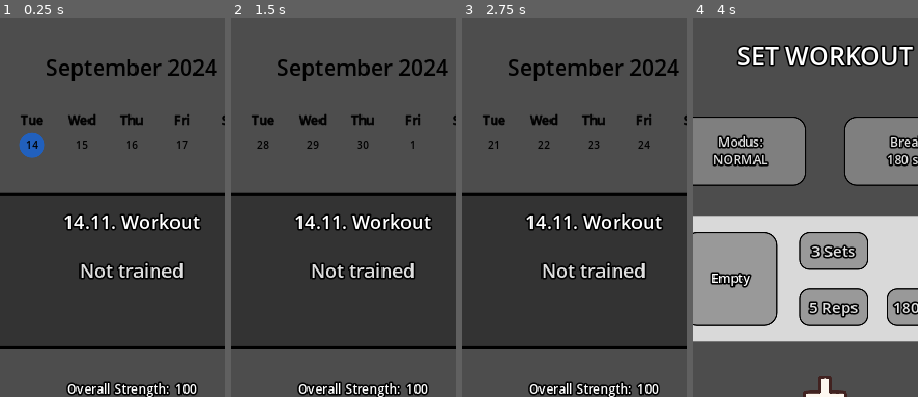
Above: before the commit, frames 1-4 (left to right).
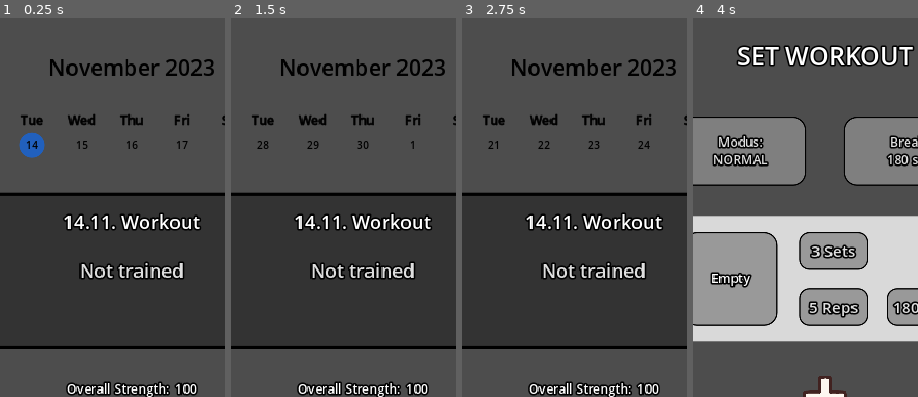
Above: after the commit, the same moments.

Repository: derdrache/Calisthenics-App
Game: Godot game, scene res://main_menu_page/main_menu.tscn
Two runs of this game, one before a commit and one after it. Both use one fixed random seed, a clock stepped at 60 frames per second and the inputs below. The engine's default icon, where the game draws it, is replaced by a stand-in: a white triangle on a blue panel in a dark square.
Inputs (mouse positions are % of the whole screen's width and height, from its top left):
- Up to frame 1 (0.25 s): no input
- Up to frame 2 (1.5 s): click (93, 16) at 0.5 s; click (93, 16) at 1.25 s
- Up to frame 3 (2.75 s): click (7, 16) at 2 s
- Up to frame 4 (4 s): click (17, 17) at 2.77 s; click "SETUP" at 3.5 s
The pictures show only the part of the screen within x 21-71%, y 0-50%; the shares and areas given below are measured in that part.

The runs differ from the first frame. In frame 1, 1.6% of the frame differs, in the area x 20-97%, y 10-17%; in frame 2, 1.6%; in frame 3, 1.6%; in frame 4, nothing differs.
Error in both runs: Unable to iterate on object of type 'Nil'. (res://global_scripts/GlobalWorkout.gd:18)

Commit message:
fix small calendar month change

Diff:
--- a/widgets/calendar/calendar.gd
+++ b/widgets/calendar/calendar.gd
@@ -27,6 +27,8 @@
 	%TopNavigationBar.hide()
 	%previousMonth.hide()
 	%nextMonth.hide()
+
+	%MonthYearLabel.text = MONTH_NAMES[selectedDate.month - 1] + " " + str(selectedDate.year)
 
 	var selectedDateUnixTime = Time.get_unix_time_from_datetime_dict(selectedDate)
 	var startDate = Time.get_datetime_dict_from_unix_time(
@@ -127,4 +129,6 @@
 	var newUnixTime = Time.get_unix_time_from_datetime_dict(selectedDate) + 7 * GlobalData.DAY_IN_UNIX_TIME
 	selectedDate = Time.get_datetime_dict_from_unix_time(newUnixTime)
 
+
+
 	_refresh_calendar()
